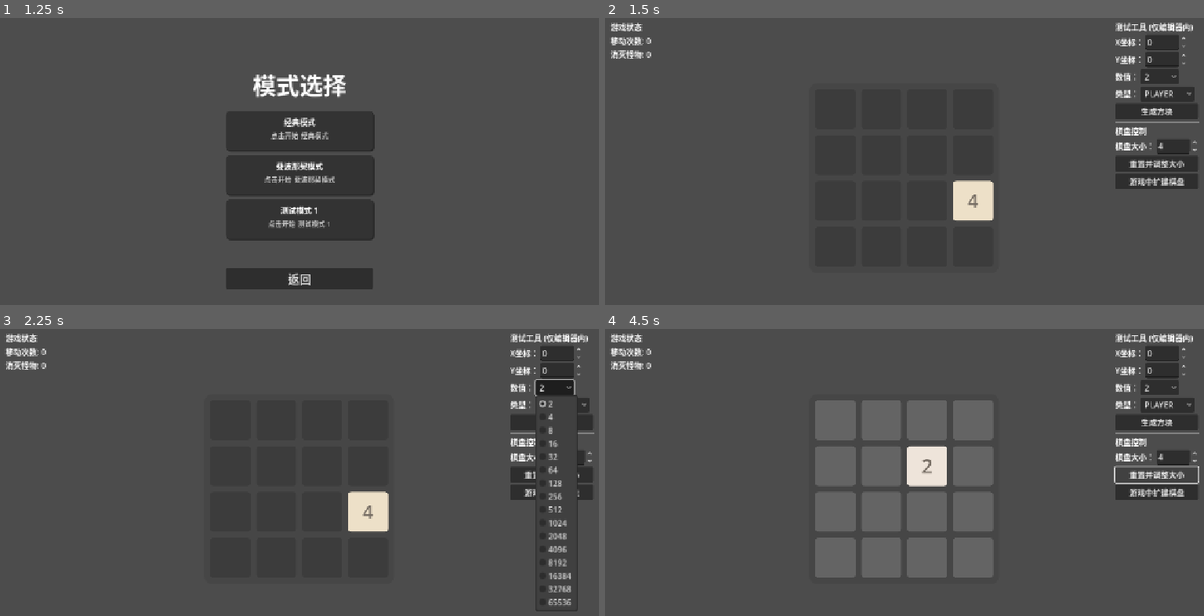
Above: before the commit, frames 1-4 (two rows, left to right).
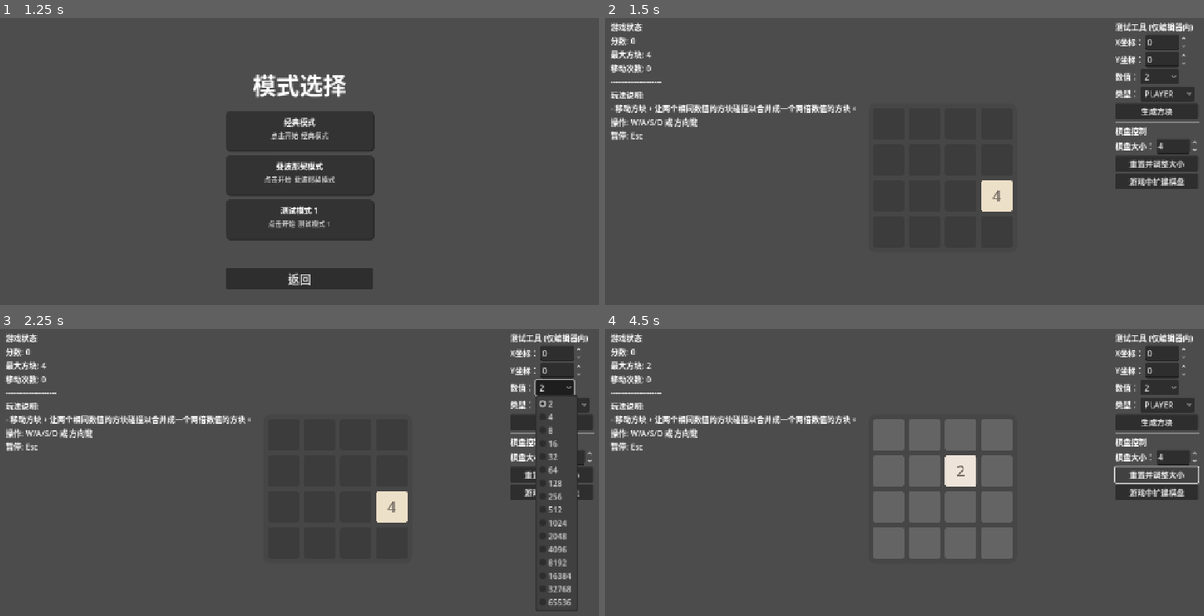
Above: after the commit, the same moments.

Repository: C76GN/2048-all-in-one
Game: Godot game, scene res://scenes/main_menu.tscn
Same seed, same stepped clock (60 frames per second), same inputs: the game is played once before the commit and once after it.
Inputs (mouse positions are in pixels of both pictures, inside the frame that each line leads up to):
- Up to frame 1 (1.25 s): click "开始游戏" at 0.5 s
- Up to frame 2 (1.5 s): click (904, 129) at 1.25 s
- Up to frame 3 (2.25 s): click "2" at 2 s
- Up to frame 4 (4.5 s): click "PLAYER" at 2.75 s; click "生成方块" at 3.5 s; click "重置并调整大小" at 4.25 s

Frame 1 is identical in both runs. In frame 2, 2.9% of the frame differs, in the area x 1-69%, y 6-72%; in frame 3, 2.9%; in frame 4, 6.9%, in the area x 1-66%, y 6-82%.

Commit message:
Add score tracking and mode descriptions
Introduces score tracking to the game, emitting a score_updated signal on merges and updating the HUD accordingly. Adds mode_description to game mode configs and displays it in the HUD. Also provides a helper for generating Fibonacci sequences for display in Fibonacci mode.

Diff:
--- a/global/game_mode_config.gd
+++ b/global/game_mode_config.gd
@@ -8,6 +8,8 @@
 extends Resource
 
 @export var mode_name: String = "未命名模式"
+
+@export_multiline var mode_description: String = ""
 
 ## 方块如何交互（合并、战斗等）的规则。
 @export var interaction_rule: InteractionRule
--- a/resources/modes/classic_mode_config.tres
+++ b/resources/modes/classic_mode_config.tres
@@ -21,6 +21,8 @@
 [resource]
 script = ExtResource("4_y7c41")
 mode_name = "经典模式"
+mode_description = "玩法说明:
+- 移动方块，让两个相同数值的方块碰撞以合并成一个两倍数值的方块。"
 interaction_rule = SubResource("Resource_jk0ep")
 color_schemes = {
 0: ExtResource("2_y7c41"),
--- a/resources/modes/fibonacci_mode_config.tres
+++ b/resources/modes/fibonacci_mode_config.tres
@@ -21,6 +21,9 @@
 [resource]
 script = ExtResource("1_i6mjw")
 mode_name = "斐波那契模式"
+mode_description = "玩法说明:
+- 两个 '1' 可以合并成 '2'。
+- 两个在斐波那契数列中相邻的数字可以合并成它们的和 (例如 2+3=5)。"
 interaction_rule = SubResource("Resource_n5c15")
 color_schemes = {
 0: ExtResource("2_s7tht"),
--- a/scripts/game_board.gd
+++ b/scripts/game_board.gd
@@ -15,6 +15,8 @@
 signal game_lost
 ## 当棋盘完成重置或扩建后发出，传递新的尺寸。
 signal board_resized(new_grid_size)
+## 当一次合并产生分数时发出。
+signal score_updated(amount)
 
 # --- 常量与预加载资源 ---
 
@@ -198,6 +200,17 @@
 				empty_cells.append(Vector2i(x, y))
 	return empty_cells
 
+## 遍历整个网格，返回所有玩家方块数值的数组。
+func get_all_player_tile_values() -> Array[int]:
+	var values: Array[int] = []
+	for x in range(grid_size):
+		for y in range(grid_size):
+			var tile = grid[x][y]
+			if tile != null and tile.type == Tile.TileType.PLAYER:
+				values.append(tile.value)
+	values.sort()
+	return values
+
 # --- 初始化与布局 ---
 
 func _initialize_board() -> void:
@@ -241,6 +254,11 @@
 				var merged = result.get("merged_tile")
 				if merged != null:
 					merged_line.append(merged)
+
+				# 如果交互结果包含分数，则发出信号
+				if result.has("score"):
+					score_updated.emit(result["score"])
+
 				i += 2
 				continue
 
--- a/scripts/modes/classic_interaction_rule.gd
+++ b/scripts/modes/classic_interaction_rule.gd
@@ -15,11 +15,12 @@
 	if tile_a.type == Tile.TileType.PLAYER and tile_b.type == Tile.TileType.PLAYER:
 		# 只有当数值相同时才合并。
 		if tile_a.value == tile_b.value:
+			var new_value = tile_a.value * 2
 			# 将 tile_b 的数值翻倍，并销毁 tile_a。
-			tile_b.setup(tile_a.value * 2, tile_a.type, p_rule, tile_a.color_schemes)
+			tile_b.setup(new_value, tile_a.type, p_rule, tile_a.color_schemes)
 			tile_a.queue_free()
-			# 返回结果，表明 tile_b 是合并后的方块，tile_a 是被消耗的方块。
-			return {"merged_tile": tile_b, "consumed_tile": tile_a}
+			# 返回结果，表明 tile_b 是合并后的方块，tile_a 是被消耗的方块，并带上分数。
+			return {"merged_tile": tile_b, "consumed_tile": tile_a, "score": new_value}
 
 	# 如果不满足上述条件，则不发生任何交互。
 	return {}
--- a/scripts/modes/fibonacci_interaction_rule.gd
+++ b/scripts/modes/fibonacci_interaction_rule.gd
@@ -16,11 +16,12 @@
 ## 处理两个方块之间的合并交互。
 func process_interaction(tile_a: Tile, tile_b: Tile, p_rule: InteractionRule) -> Dictionary:
 	if can_interact(tile_a, tile_b):
+		var new_value = tile_a.value + tile_b.value
 		# 将 tile_b 的数值更新为两者之和，并销毁 tile_a。
-		tile_b.setup(tile_a.value + tile_b.value, tile_a.type, p_rule, tile_a.color_schemes)
+		tile_b.setup(new_value, tile_a.type, p_rule, tile_a.color_schemes)
 		tile_a.queue_free()
-		# 返回结果，表明 tile_b 是合并后的方块，tile_a 是被消耗的方块。
-		return {"merged_tile": tile_b, "consumed_tile": tile_a}
+		# 返回结果，表明 tile_b 是合并后的方块，tile_a 是被消耗的方块，并带上分数。
+		return {"merged_tile": tile_b, "consumed_tile": tile_a, "score": new_value}
 
 	# 如果不满足条件，则不发生任何交互。
 	return {}
@@ -94,3 +95,35 @@
 
 	# 如果不是一个标准的斐波那契数，返回一个高级别的颜色
 	return 15
+
+## [公共辅助函数] 根据给定的最大值，生成一个从1开始的斐波那契数列。
+## 例如，如果 max_value 是 8，它会返回 [1, 2, 3, 5, 8]。
+## @param max_value: 生成序列的上限值。
+## @return: 一个包含斐波那契数的整数数组。
+func get_fibonacci_sequence_up_to(max_value: int) -> Array[int]:
+	if max_value < 1:
+		return []
+
+	var sequence: Array[int] = [1]
+	if max_value == 1:
+		return sequence
+
+	var a = 1
+	var b = 2
+
+	# 特殊处理数字2
+	if b <= max_value:
+		sequence.append(b)
+	else:
+		return sequence
+
+	while true:
+		var next_fib = a + b
+		if next_fib <= max_value:
+			sequence.append(next_fib)
+			a = b
+			b = next_fib
+		else:
+			break
+
+	return sequence
--- a/scripts/modes/game_play.gd
+++ b/scripts/modes/game_play.gd
@@ -23,6 +23,7 @@
 var move_count: int = 0
 var monsters_killed: int = 0
 var is_game_over: bool = false
+var score: int = 0
 
 ## Godot生命周期函数：在节点进入场景树时被调用，负责整个游戏场景的初始化。
 func _ready() -> void:
@@ -108,6 +109,7 @@
 	game_board.move_made.connect(_on_game_board_move_made)
 	game_board.game_lost.connect(_on_game_lost)
 	game_board.board_resized.connect(_on_board_resized)
+	game_board.score_updated.connect(_on_score_updated)
 
 	# 连接来自UI菜单的信号
 	pause_menu.resume_game.connect(_on_resume_game)
@@ -153,21 +155,50 @@
 	if OS.has_feature("editor") and is_instance_valid(test_panel):
 		test_panel.update_coordinate_limits(new_size)
 
+## 当 GameBoard 发出 score_updated 信号时调用。
+func _on_score_updated(amount: int) -> void:
+	score += amount
+	_update_stats_display() # 分数变化后立即更新显示
+
 # --- UI 更新 & 菜单逻辑 ---
 
 ## [内部函数] 聚合所有规则和状态的数据，并更新HUD显示。
 func _update_stats_display() -> void:
-	# 格式化基础的游戏状态数据
-	var display_data = {
-		"move_count": "移动次数: %d" % move_count,
-		"monsters_killed": "消灭怪物: %d" % monsters_killed
-	}
-
-	# 从所有规则中聚合需要显示的动态数据（规则应返回已格式化的字符串）
+	var display_data = {}
+
+	# --- 核心游戏信息 ---
+	display_data["score"] = "分数: %d" % score
+	display_data["highest_tile"] = "最大方块: %d" % game_board.get_max_player_value()
+	display_data["move_count"] = "移动次数: %d" % move_count
+
+	# --- 模式特定信息 ---
+	# 只有在战斗模式下才显示消灭怪物数
+	if interaction_rule is BattleInteractionRule:
+		display_data["monsters_killed"] = "消灭怪物: %d" % monsters_killed
+
+	# 斐波那契模式下，显示合成序列
+	if interaction_rule is FibonacciInteractionRule:
+		var max_value = game_board.get_max_player_value()
+		if max_value > 0:
+			var sequence = interaction_rule.get_fibonacci_sequence_up_to(max_value)
+			var sequence_str = " ".join(sequence.map(func(v): return str(v)))
+			display_data["fibonacci_sequence"] = "合成序列: %s" % sequence_str
+		else:
+			display_data["fibonacci_sequence"] = "合成序列: "
+
+	# --- 规则动态信息 ---
+	# 从所有规则中聚合需要显示的动态数据（如计时器）
 	for rule in all_spawn_rules:
 		var rule_data = rule.get_display_data()
 		if not rule_data.is_empty():
 			display_data.merge(rule_data)
+
+	# --- 静态帮助信息 ---
+	display_data["separator"] = "--------------------" # 分隔符
+	if not mode_config.mode_description.is_empty():
+		display_data["description"] = mode_config.mode_description
+
+	display_data["controls"] = "操作: W/A/S/D 或 方向键\n暂停: Esc"
 
 	hud.update_display(display_data)
 
@@ -199,6 +230,7 @@
 	is_game_over = false
 	monsters_killed = 0
 	move_count = 0
+	score = 0
 	game_board.reset_and_resize(new_size)
 
 	# 重置后，重新执行完整的初始化流程。
